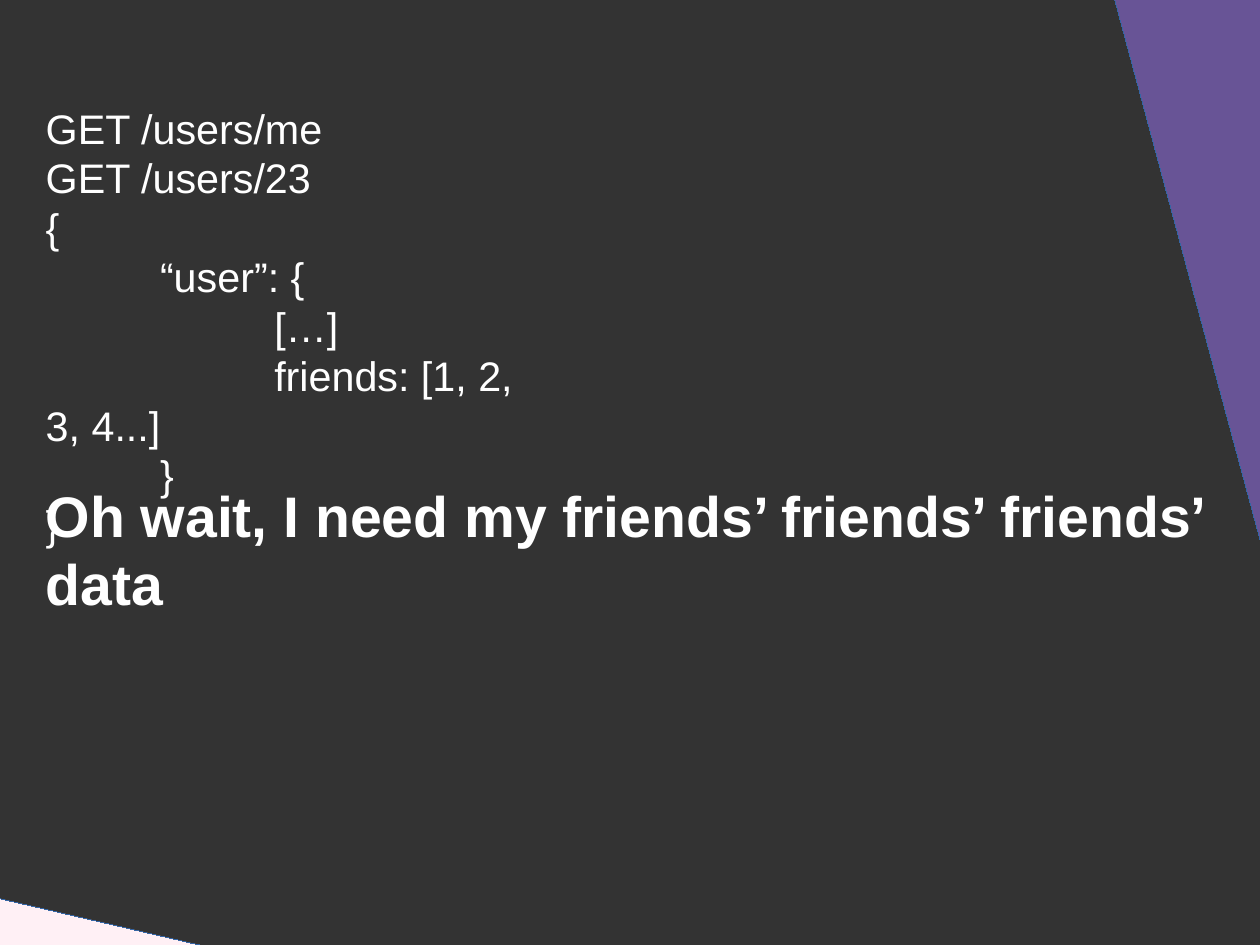
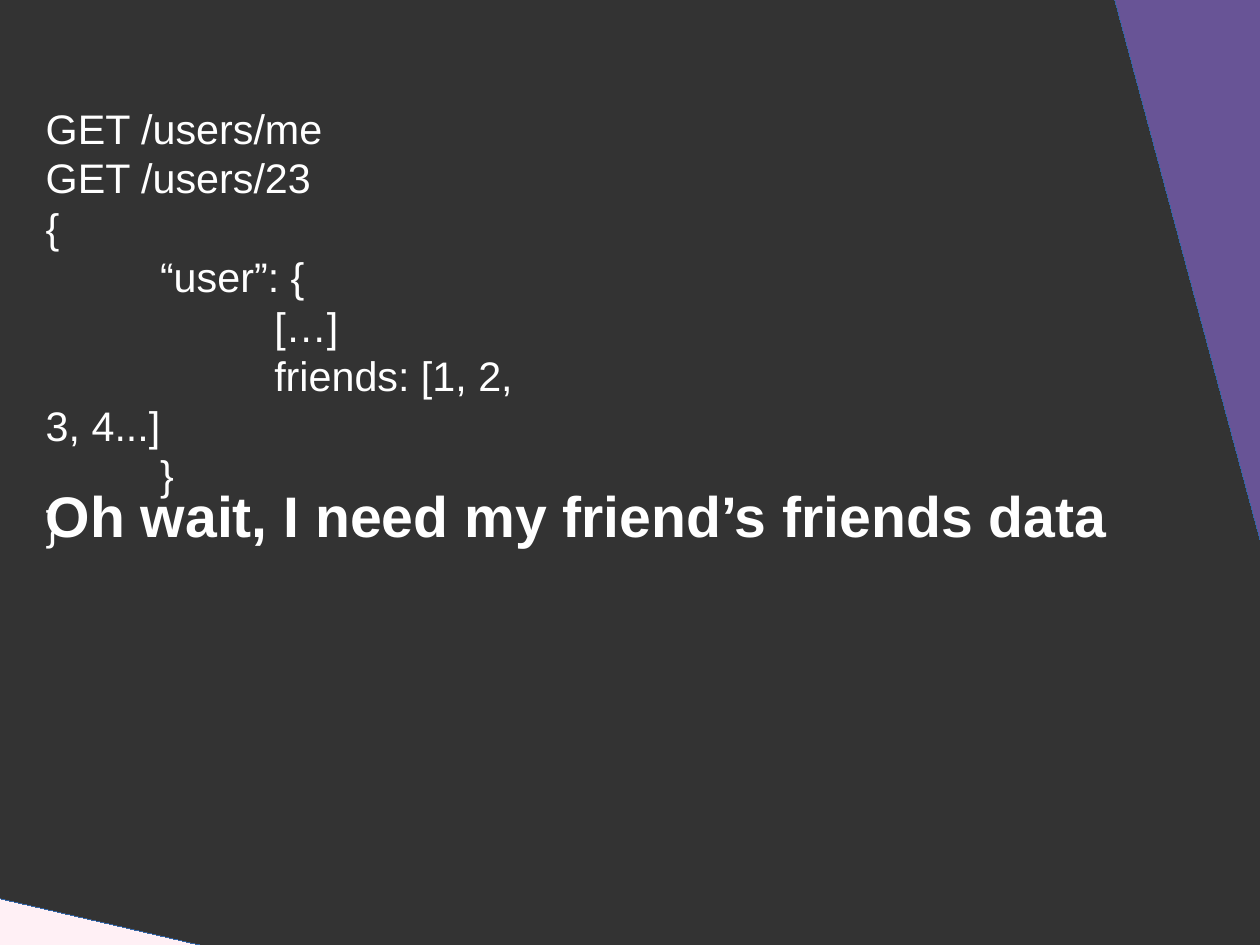
Before and after one commit to DanYellow/presentations, a slide deck: slide 17 of graphql/presentation.odp (slide 16 before the commit). Drawn at 1260x945 pixels with LibreOffice and Linux fonts; fonts in the diff are those of the drawing. Boxes give left, top, right and bottom in pixels: in the first picture for what was removed or moved away, otherwise in the second. Text is boxed around its words. In the diff, an @@ line names an element or a change of style, - is before the commit and + after.

```diff
--- a/graphql/presentation.odp
+++ b/graphql/presentation.odp
@@ title at <box>46,492,1106,548</box>: text changed @@
-Oh wait, I need my friends’ friends’ friends’ data
+Oh wait, I need my friend’s friends data
```
Also in this commit, not shown: 8 other slides changed, 4 slides added, 1 slide removed, 5 other files.
